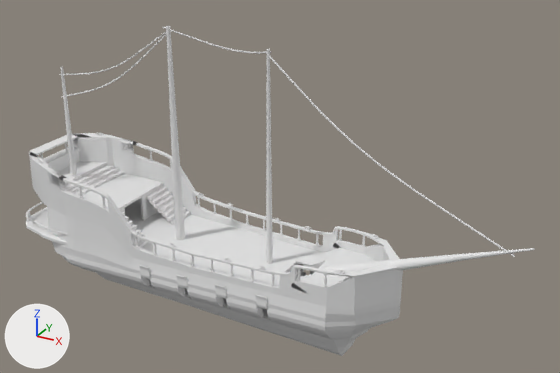
Renders of the FBX model Blender Projects/PirateShip2.fbx from each side of a commit.
Rendered twice from a 50 mm lens placed at (121.1, -177.3, 146.4), pointed at (23.4, 0.3, 57.6). Every picture has the same lights, and +X, +Y and +Z are marked at lower left. Where no turn or scale is listed for an object, it has been applied to the vertices.
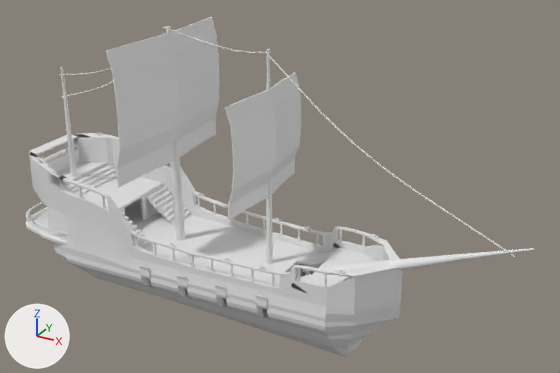
Boxes (x1, y1, x2, y2) around the edits, measured in the pictures (560 x 373 px):
```json
{"object": "Plane", "change": "added", "after": [106, 17, 219, 187]}
{"object": "Plane.001", "change": "added", "after": [225, 72, 301, 220]}
```

Scene script edits in JSON lines:
```json
{"op": "add", "block": "me_plane_001", "code": ["me_plane_001 = bpy.data.meshes.new('Plane.001')", "me_plane_001.from_pydata(...)  # 80 vertices, 78 faces; spans x -2.2..2.0, y -19.0..19.0, z -15.9..15.9"]}
{"op": "add", "block": "me_plane", "code": ["me_plane = bpy.data.meshes.new('Plane')", "me_plane.from_pydata(...)  # 80 vertices, 78 faces; spans x -2.2..2.0, y -24.8..24.8, z -19.3..19.3"]}
{"op": "add", "block": "ob_plane_001", "code": ["ob_plane_001 = bpy.data.objects.new('Plane.001', me_plane_001)", "ob_plane_001.location = (20.3, -0.1, 69.8)"]}
{"op": "add", "block": "ob_plane", "code": ["ob_plane = bpy.data.objects.new('Plane', me_plane)", "ob_plane.location = (-12.2, -0.1, 78.4)"]}
```
